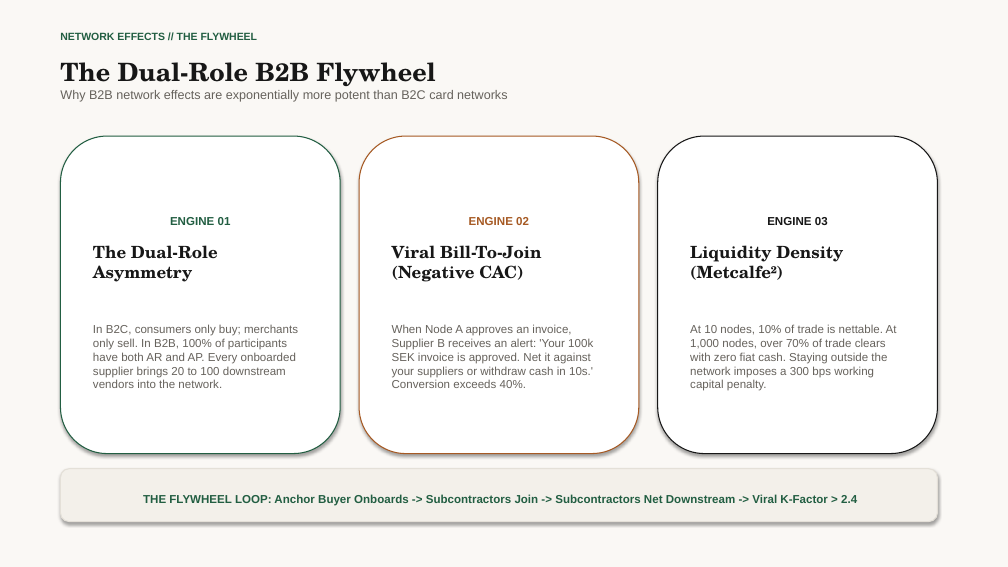
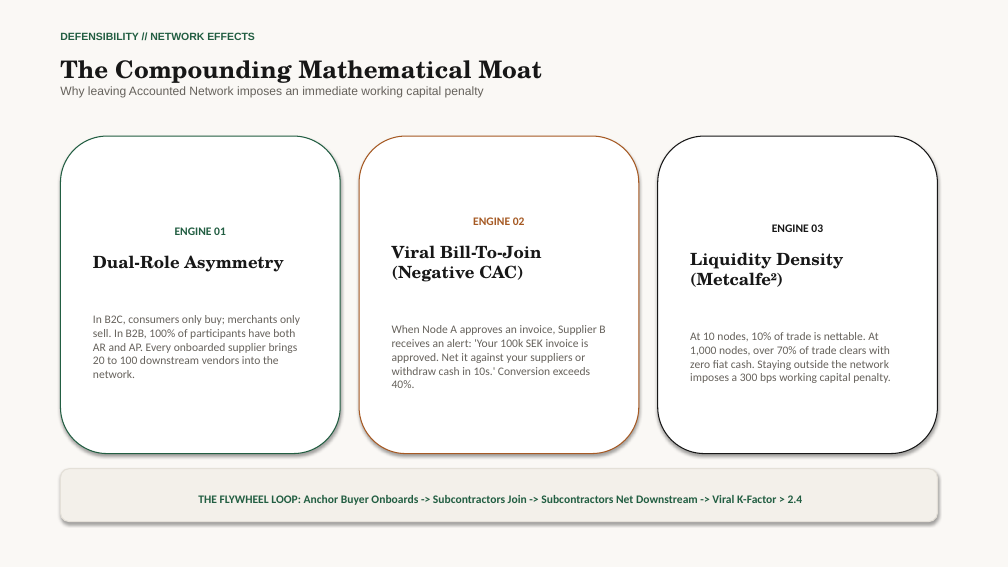
Before and after one commit to howieaccounted/accounted, a slide deck: slide 12 of public/docs/accounted_network_pitch_deck.pptx (slide 11 before the commit). Drawn at 1008x567 pixels with LibreOffice and Linux fonts; fonts in the diff are those of the drawing. Boxes give left, top, right and bottom in pixels: in the first picture for what was removed or moved away, otherwise in the second. Text is boxed around its words. In the diff, an @@ line names an element or a change of style, - is before the commit and + after.

```diff
--- a/public/docs/accounted_network_pitch_deck.pptx
+++ b/public/docs/accounted_network_pitch_deck.pptx
@@ text at box(60, 32, 255, 40): text changed @@
-NETWORK EFFECTS // THE FLYWHEEL
+DEFENSIBILITY // NETWORK EFFECTS
@@ text at box(60, 60, 542, 98): text changed; size 12 to 11.5 pt @@
-The Dual-Role B2B Flywheel
-Why B2B network effects are exponentially more potent than B2C card networks
+The Compounding Mathematical Moat
+Why leaving Accounted Network imposes an immediate working capital penalty
@@ text in rounded rectangle at box(93, 227, 300, 378): font Arial to Calibri in "ENGINE 01", "In B2C, consumers only buy; merchants only ..." @@
@@ text in rounded rectangle at box(392, 217, 605, 388): font Arial to Calibri in "ENGINE 02", "When Node A approves an invoice, Supplier ..." @@
@@ text in rounded rectangle at box(690, 224, 890, 383): font Arial to Calibri in "ENGINE 03", "At 10 nodes, 10% of trade is ..." @@
@@ text in rounded rectangle at box(93, 255, 283, 272): text changed @@
-The Dual-Role Asymmetry
+Dual-Role Asymmetry
@@ rounded rectangle "THE FLYWHEEL LOOP: Anchor Buyer ..." at box(60, 469, 938, 522): font Arial to Calibri @@
```
Also in this commit, not shown: 14 other slides changed, 3 slides added, 1 slide removed, 2 other files.
